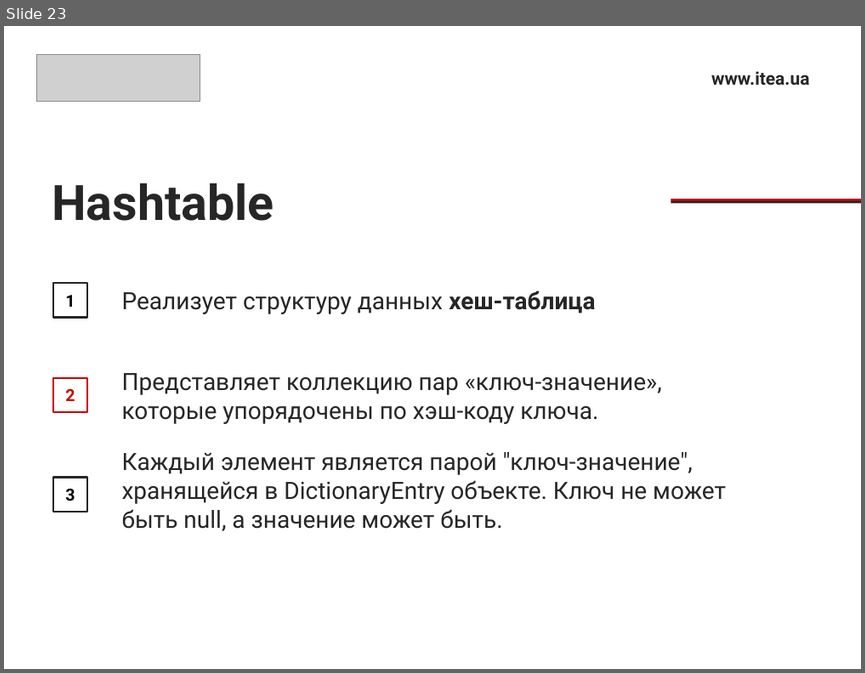
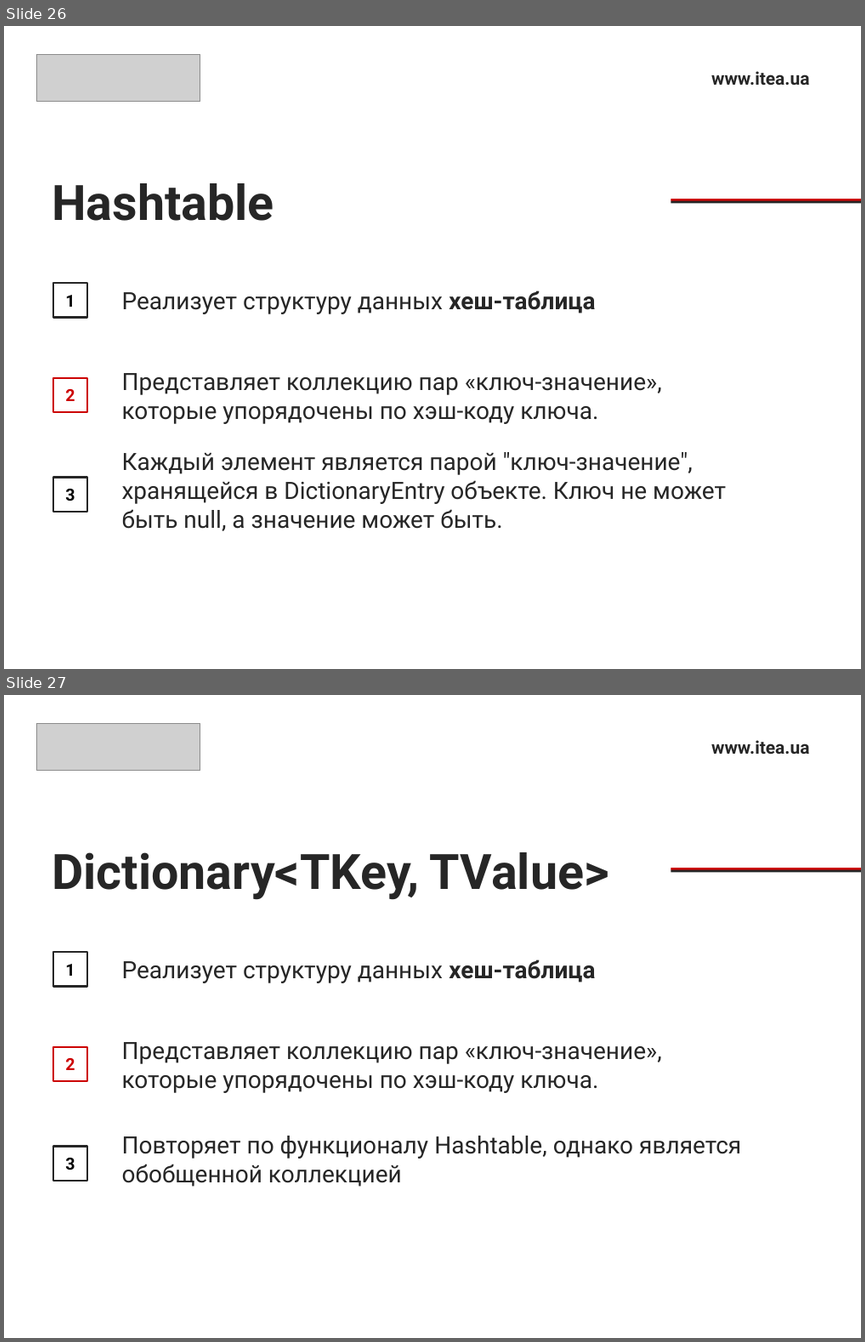
Before and after one commit to Ryabik/CSharpProfessional, a slide deck: 1.Collections/CollectionsPresentation.pptx. Shown one above the other, each under a label of ours: slide 23 before the commit, slides 26 and 27 after it. The pictures are 865x673 and 865x1342 pixels, drawn with LibreOffice and Linux fonts; fonts in the diff are those of the drawing; grey boxes stand for pictures. Boxes give left, top, right and bottom in pixels: in the first picture for what was removed or moved away, otherwise in the second. Text is boxed around its words. In the diff, an @@ line names an element or a change of style, - is before the commit and + after.

```diff
--- a/1.Collections/CollectionsPresentation.pptx
+++ b/1.Collections/CollectionsPresentation.pptx
@@ slide 27 added at box(4, 695, 861, 1338), background #FFFFFF @@
@@ picture added at box(37, 723, 200, 771) @@
@@ text added at box(711, 740, 809, 754), 15 pt, text #262626, bold @@
+www.itea.ua
@@ title added at box(52, 852, 609, 900), 41 pt, text #262626, bold @@
+Dictionary<TKey, TValue>
@@ rectangle added at box(670, 868, 861, 871), fill #CC0000 @@
@@ rectangle added at box(670, 870, 861, 873), fill #262626 @@
@@ rectangle added at box(52, 952, 87, 987), outline #262626 1.5 pt, 14 pt, text #000000, bold @@
+1
@@ text added at box(122, 959, 595, 983), 20 pt, text #262626 @@
+Реализует структуру данных хеш-таблица
@@ rectangle added at box(52, 1047, 87, 1082), outline #CC0000 1.5 pt, 14 pt, text #CC0000, bold @@
+2
@@ text added at box(122, 1042, 662, 1093), 20 pt, text #262626 @@
+Представляет коллекцию пар «ключ-значение», которые упорядочены по хэш-коду ключа.
@@ rectangle added at box(52, 1145, 87, 1180), outline #262626 1.5 pt, 14 pt, text #000000, bold @@
+3
@@ text added at box(122, 1135, 741, 1186), 20 pt, text #262626 @@
+Повторяет по функционалу Hashtable, однако является обобщенной коллекцией
@@ what was slide 23 is now slide 26 @@
```
Also in this commit, not shown: 6 slides changed, 8 other slides added, 1 slide removed.
